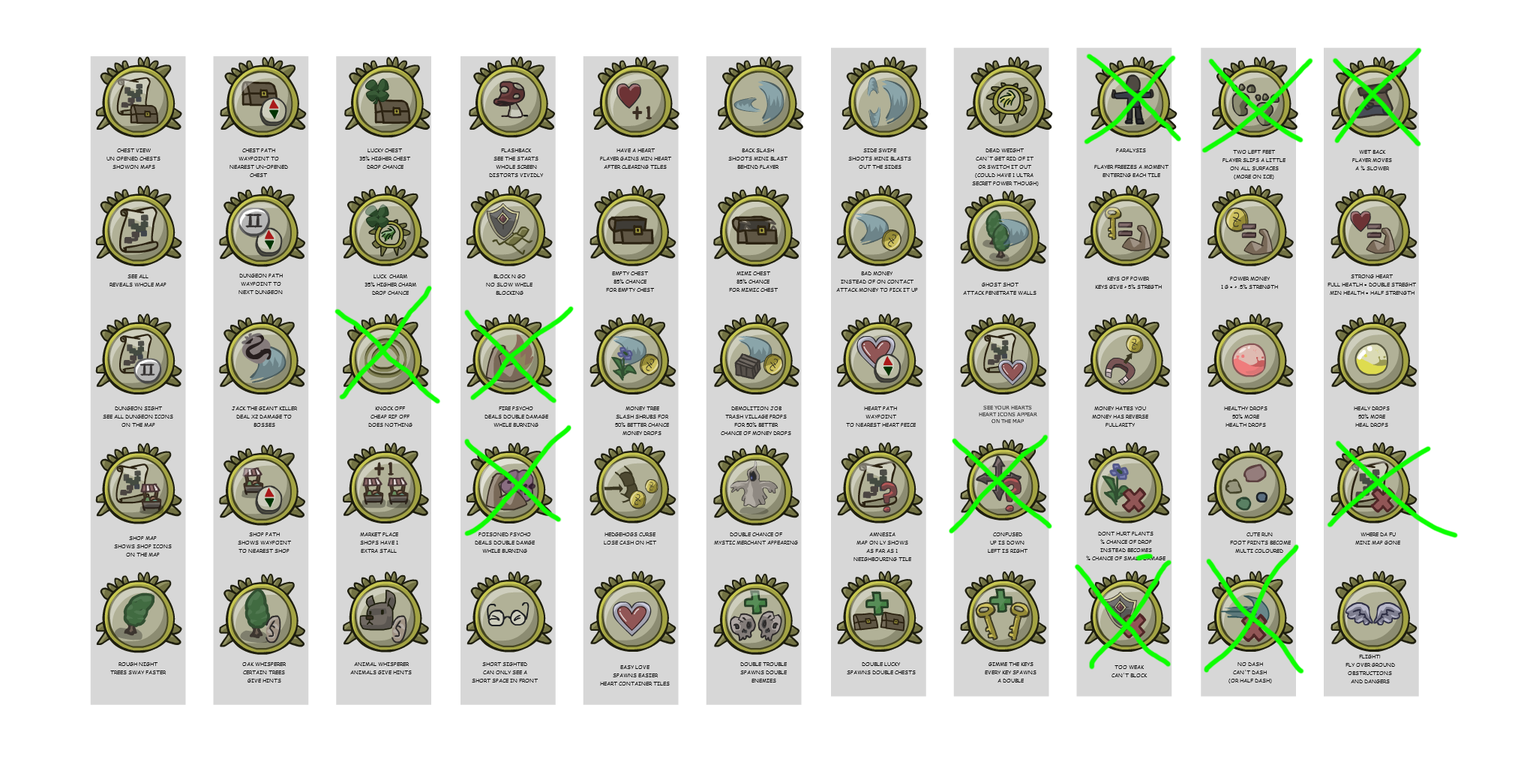
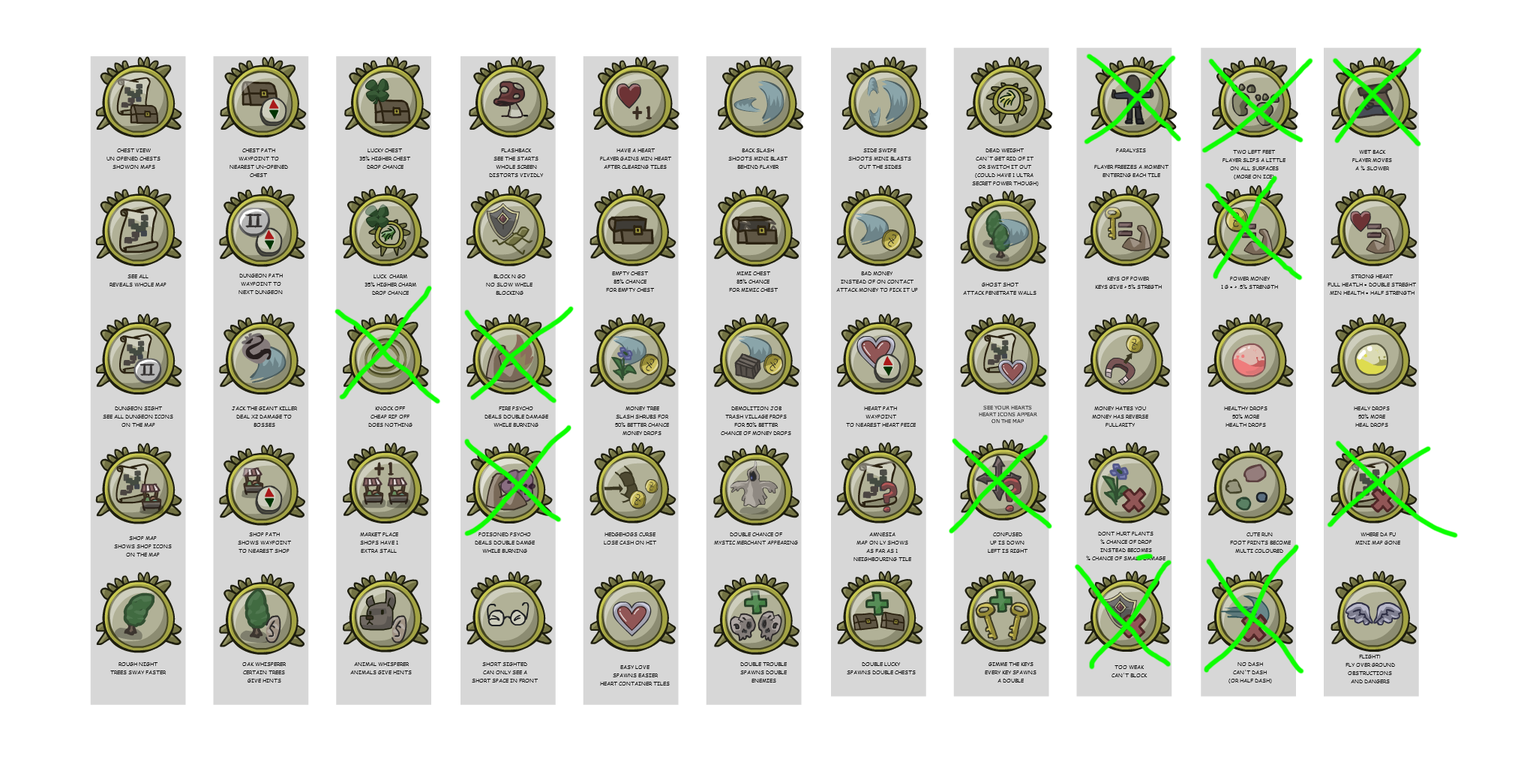
Layered file, before and after one edit (1536 x 768). Changes by layer:
painted on "Layer 1" over [1204, 174, 1303, 281]
